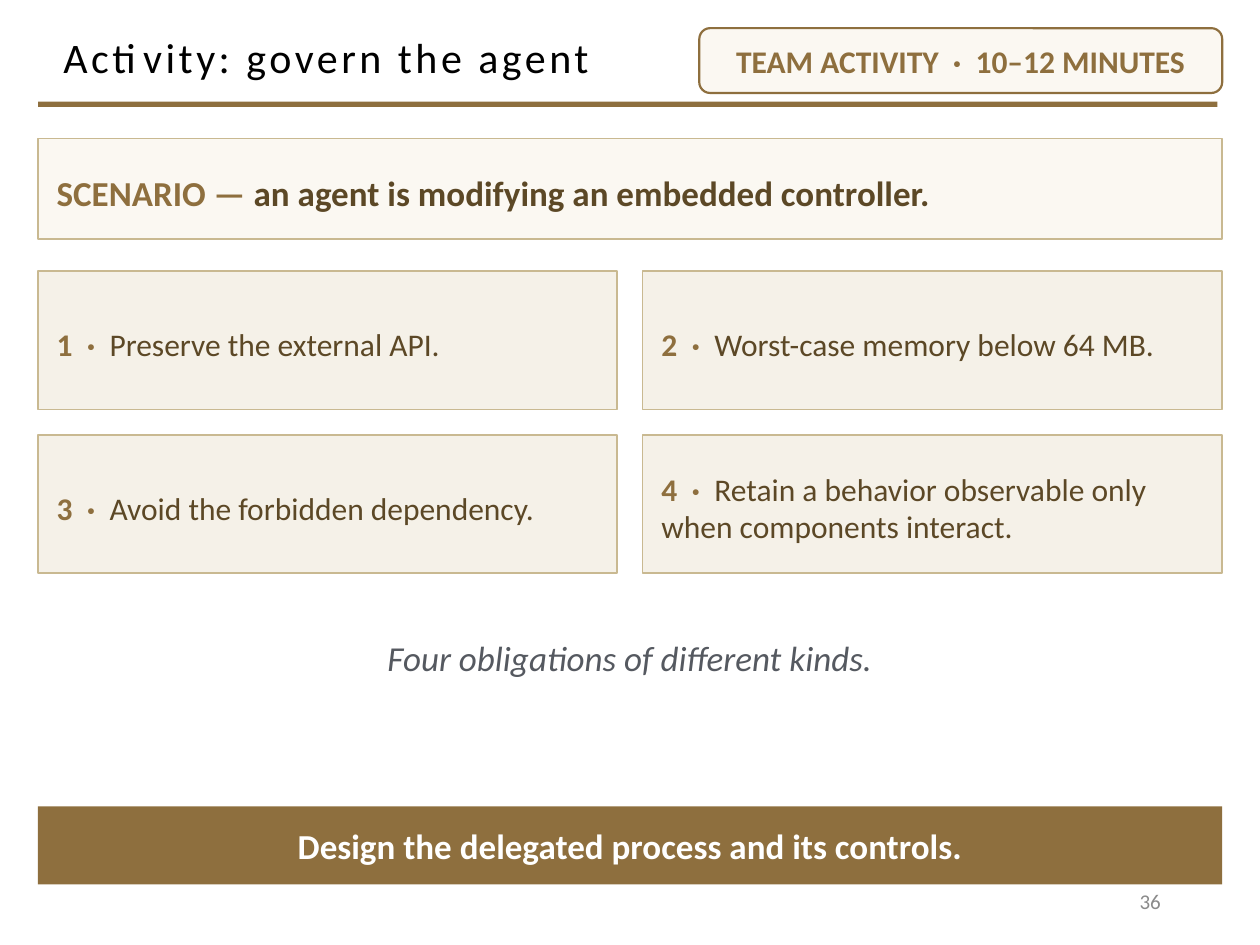
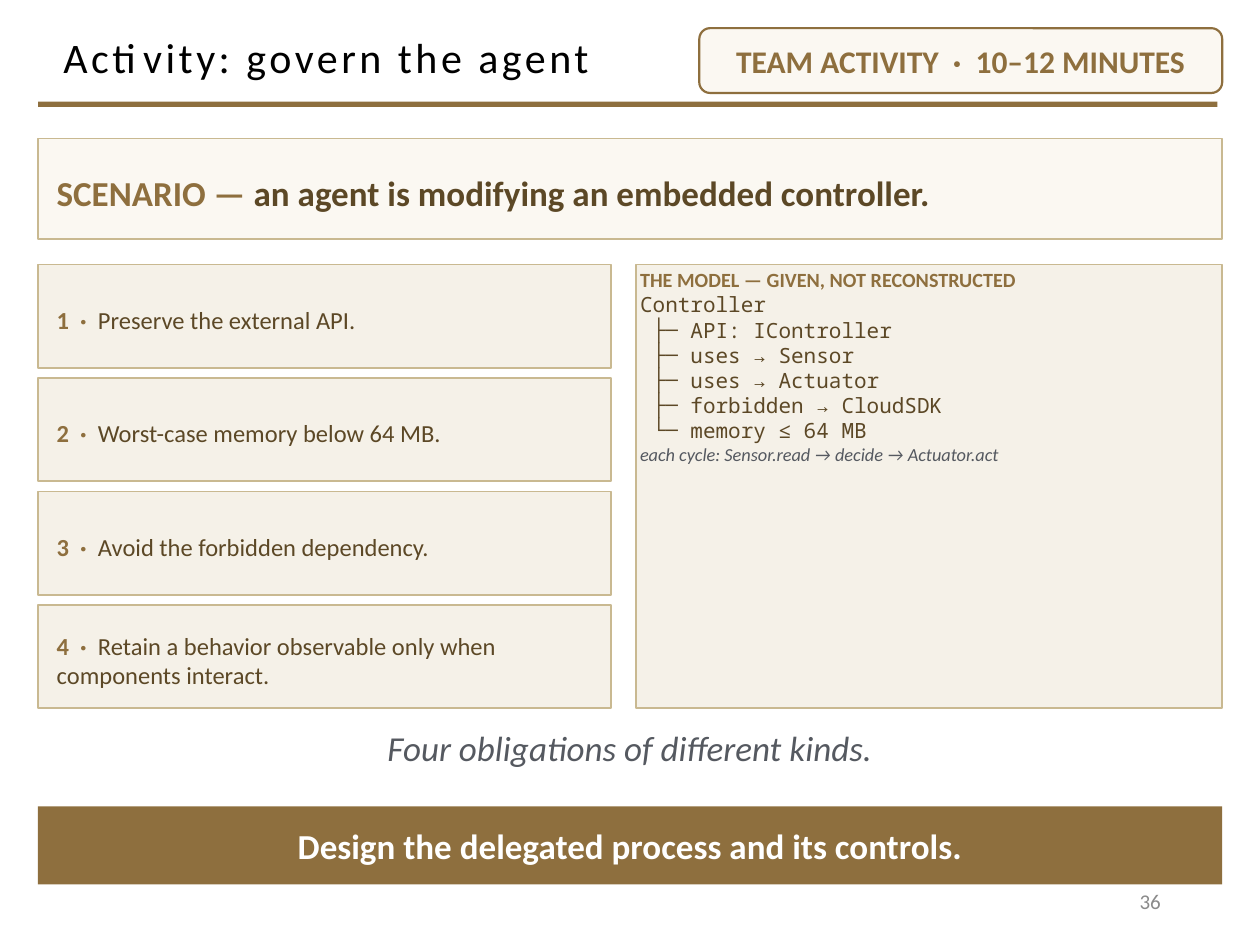
Before and after one commit to davisjam/model-based-agentic-software-engineering, a slide deck: slide 36 of course/lectures/act-2-delegation-and-control/03-alignment/2-3-Alignment.pptx. Drawn at 1260x945 pixels with LibreOffice and Linux fonts; fonts in the diff are those of the drawing; background and template pictures are left out. Boxes give left, top, right and bottom in pixels: in the first picture for what was removed or moved away, otherwise in the second. Text is boxed around its words. In the diff, an @@ line names an element or a change of style, - is before the commit and + after.

```diff
--- a/course/lectures/act-2-delegation-and-control/03-alignment/2-3-Alignment.pptx
+++ b/course/lectures/act-2-delegation-and-control/03-alignment/2-3-Alignment.pptx
@@ rectangle "1 · Preserve the external ...": place and size @@
-rectangle "1 · Preserve the external ..." at (38,271,617,410)
+rectangle "1 · Preserve the external ..." at (38,265,611,368)
@@ rectangle added at (636,265,1222,708), fill #F5F1E8, outline #C9B991 1 pt, 12 pt, text #5C4826 @@
+THE MODEL — GIVEN, NOT RECONSTRUCTED
+Controller
+├─ API: IController
+├─ uses → Sensor
+├─ uses → Actuator
+├─ forbidden → CloudSDK
+└─ memory ≤ 64 MB
+each cycle: Sensor.read → decide → Actuator.act
@@ rectangle "2 · Worst-case memory below ...": place and size @@
-rectangle "2 · Worst-case memory below ..." at (643,271,1222,410)
+rectangle "2 · Worst-case memory below ..." at (38,378,611,481)
@@ rectangle "3 · Avoid the forbidden ...": place and size @@
-rectangle "3 · Avoid the forbidden ..." at (38,435,617,573)
+rectangle "3 · Avoid the forbidden ..." at (38,491,611,595)
@@ size 18 to 14 pt in 4 elements at (38,265,611,368), (38,491,611,595), (38,378,611,481), (38,605,611,708) @@
@@ rectangle "4 · Retain a behavior ...": place and size @@
-rectangle "4 · Retain a behavior ..." at (643,435,1222,573)
+rectangle "4 · Retain a behavior ..." at (38,605,611,708)
@@ text "Four obligations of different kinds.": place and size @@
-text "Four obligations of different kinds." at (387,646,871,677)
+text "Four obligations of different kinds." at (387,736,871,767)
```
